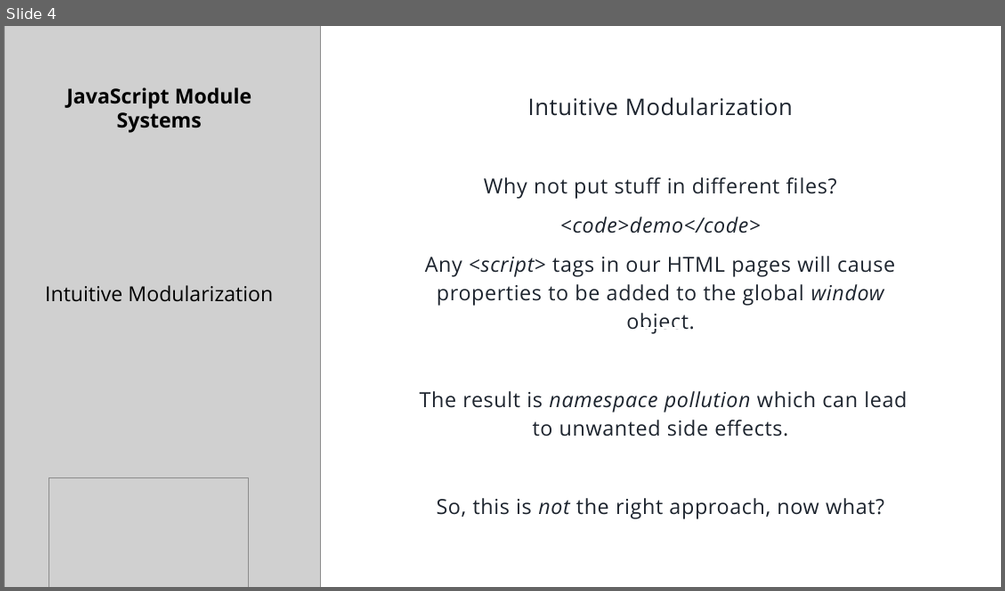
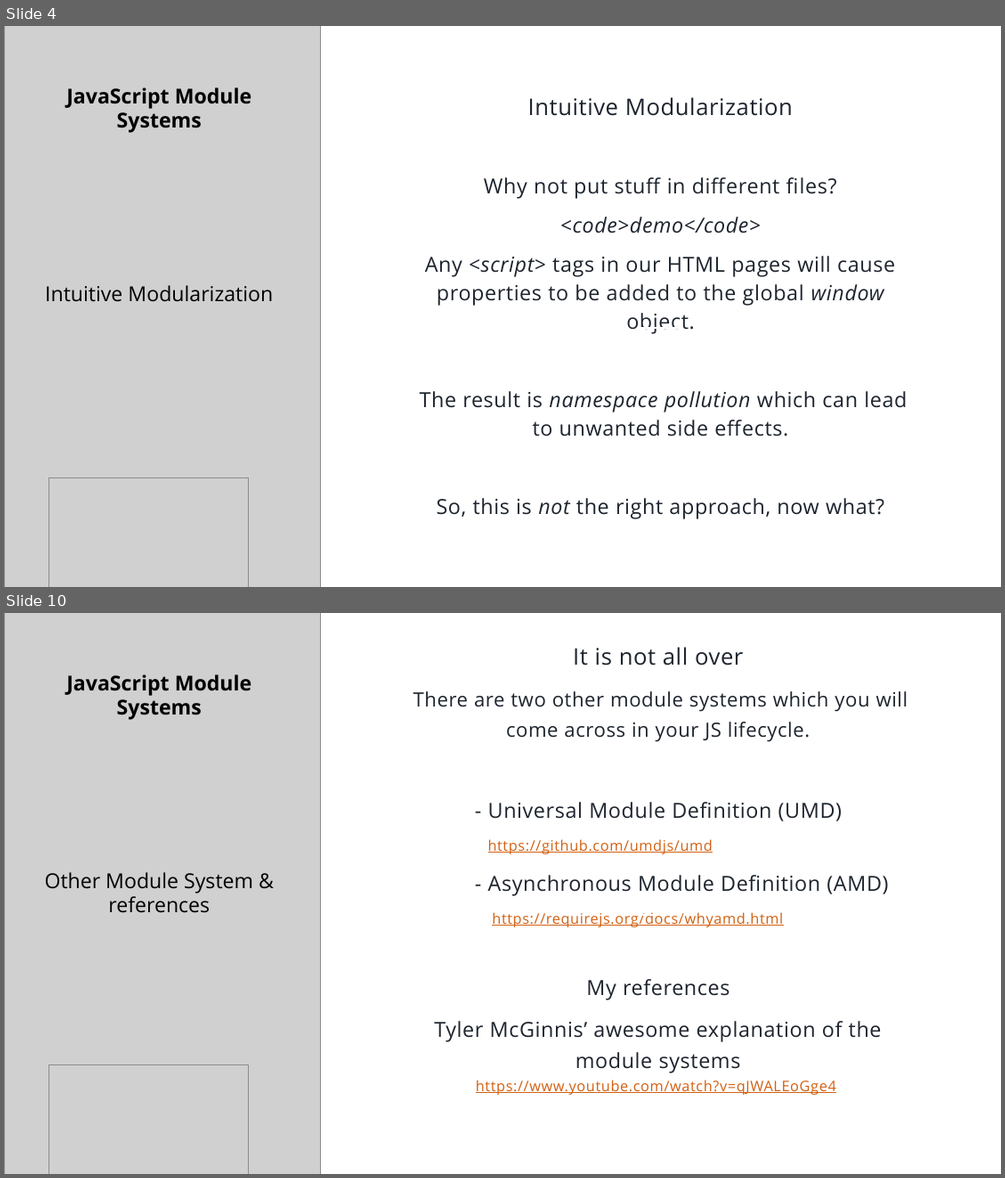
Before and after one commit to sjsam/js-module-systems, a slide deck: presentation.pptx. Shown one above the other, each under a label of ours: slide 4 before the commit, slides 4 and 10 after it; the slides between them are not shown. The pictures are 1005x591 and 1005x1178 pixels, drawn with LibreOffice and Linux fonts; fonts in the diff are those of the drawing; grey boxes stand for pictures. Boxes give left, top, right and bottom in pixels: in the first picture for what was removed or moved away, otherwise in the second. Text is boxed around its words. In the diff, an @@ line names an element or a change of style, - is before the commit and + after.

```diff
--- a/presentation.pptx
+++ b/presentation.pptx
@@ slide 10 added at [4,613,1001,1174], background #FFFFFF @@
@@ rectangle added at [4,613,1001,1174], fill #FFFFFF @@
@@ picture added at [4,613,320,1174] @@
@@ subtitle added at [413,647,908,1094], 20 pt, text #1D242E @@
+It is not all over
+There are two other module systems which you will come across in your JS lifecycle.
+- Universal Module Definition (UMD)
+    https://github.com/umdjs/umd
+- Asynchronous Module Definition (AMD)
+    https://requirejs.org/docs/whyamd.html
+My references
+Tyler McGinnis’ awesome explanation of the module systems
+https://www.youtube.com/watch?v=qJWALEoGge4
@@ title added at [45,674,253,913], 19.8 pt, text #000000 @@
+JavaScript Module Systems
+Other Module System & references
@@ line added from (639, 915) to (683, 915), #FFFFFF 1 pt @@
@@ picture added at [48,1064,249,1174] @@
```
Also in this commit, not shown: 3 slides changed, 3 other slides added, 20 other files.
